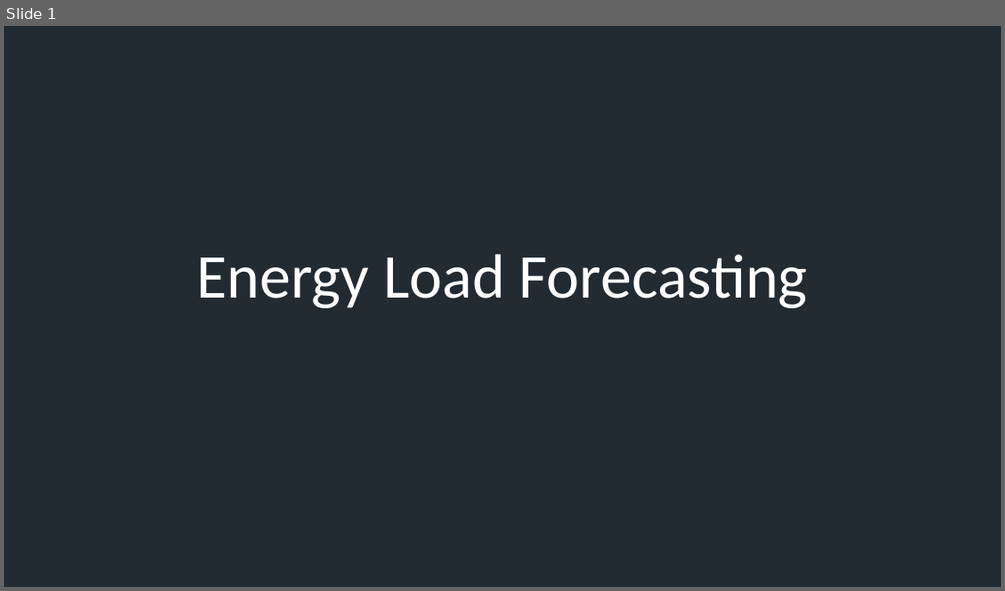
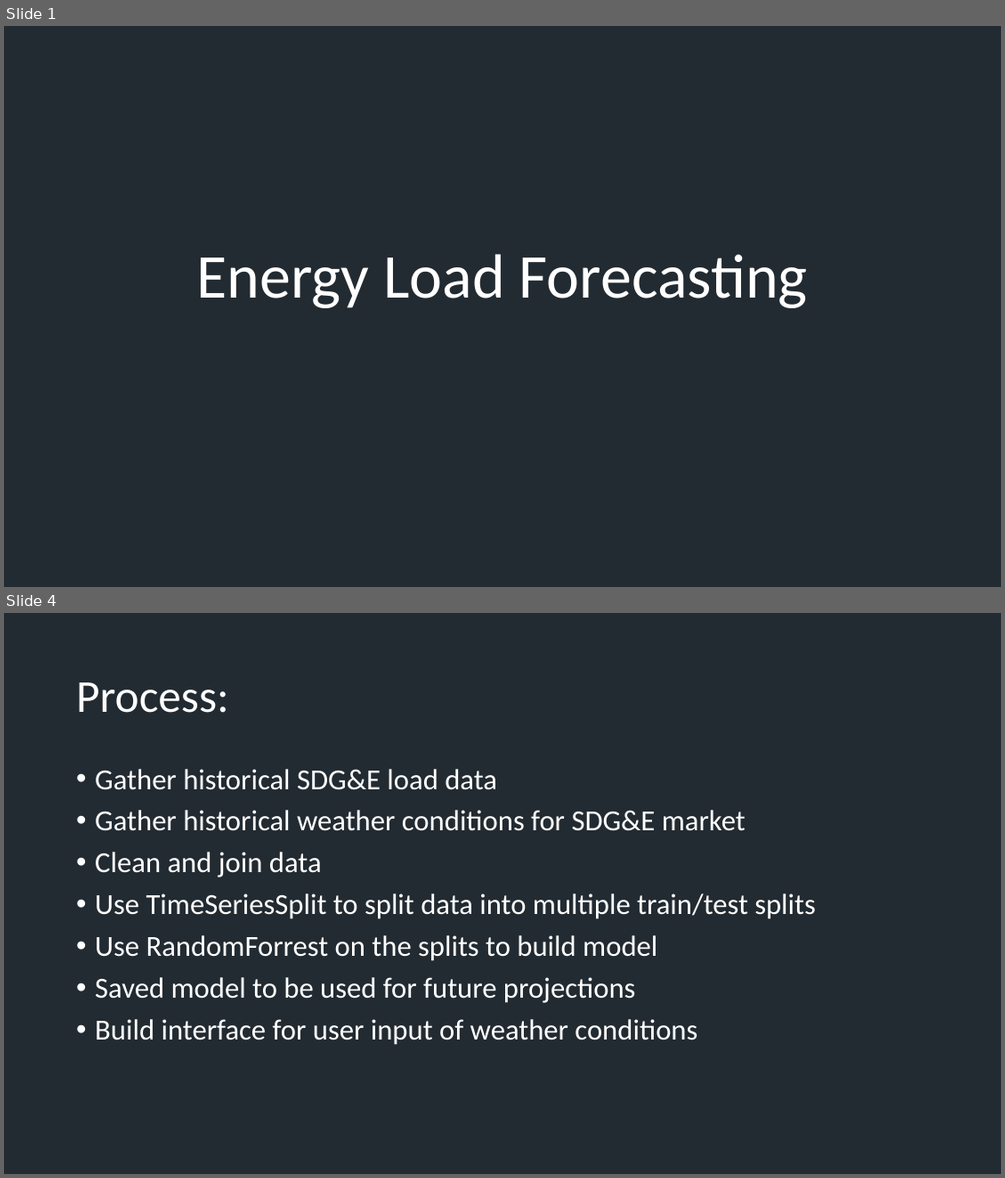
Before and after one commit to Matlickp/Energy_Load_Forecasting, a slide deck: Energy Load Forecasting Presentation.pptx. Shown one above the other, each under a label of ours: slide 1 before the commit, slides 1 and 4 after it; the slides between them are not shown. The pictures are 1005x591 and 1005x1178 pixels, drawn with LibreOffice and Linux fonts; fonts in the diff are those of the drawing; background and template pictures are left out. Boxes give left, top, right and bottom in pixels: in the first picture for what was removed or moved away, otherwise in the second. Text is boxed around its words. In the diff, an @@ line names an element or a change of style, - is before the commit and + after.

```diff
--- a/Energy Load Forecasting Presentation.pptx
+++ b/Energy Load Forecasting Presentation.pptx
@@ slide 4 added at bbox=[4, 613, 1001, 1174], background picture (left out) @@
@@ title added at bbox=[76, 682, 229, 713], 88 pt, text #FFFFFF @@
+Process:
@@ text added at bbox=[95, 769, 816, 1045], 56 pt, text #FFFFFF @@
+• Gather historical SDG&E load data
+• Gather historical weather conditions for SDG&E market
+• Clean and join data
+• Use TimeSeriesSplit to split data into multiple train/test splits
+• Use RandomForrest on the splits to build model
+• Saved model to be used for future projections
+• Build interface for user input of weather conditions
```
Also in this commit, not shown: 10 other slides added, 5 slides removed, 2 other files.
